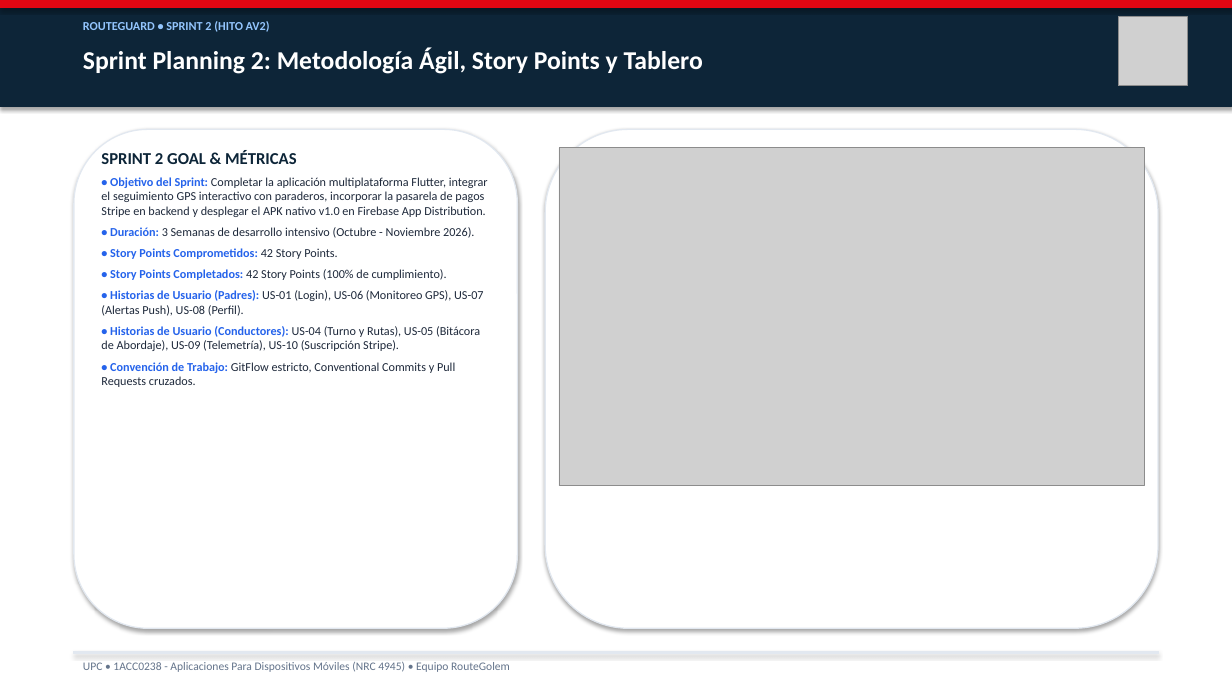
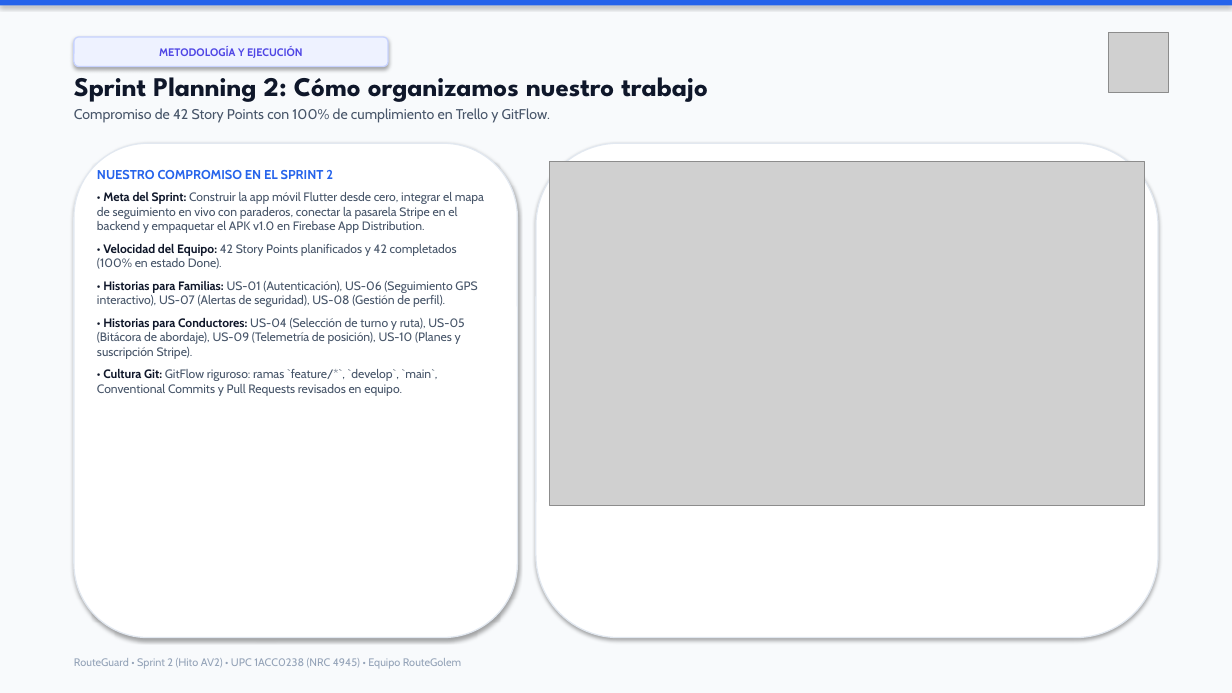
Before and after one commit to upc-pre-202620-1acc0238-4945-routegolem/routeguard-report, a slide deck: slide 5 of RouteGuard_Presentacion_Sprint2_AV2.pptx. Drawn at 1232x693 pixels with LibreOffice and Linux fonts; fonts in the diff are those of the drawing; grey boxes stand for pictures. Boxes give left, top, right and bottom in pixels: in the first picture for what was removed or moved away, otherwise in the second. Text is boxed around its words. In the diff, an @@ line names an element or a change of style, - is before the commit and + after.

Commit message:
style(presentation): refine typography, human storytelling copy and visual layout

```diff
--- a/RouteGuard_Presentacion_Sprint2_AV2.pptx
+++ b/RouteGuard_Presentacion_Sprint2_AV2.pptx
@@ rectangle at (0,0,1232,6): fill #E20613 to #2563EB; outline #E20613 0.75 pt to none @@
@@ rectangle: place and size @@
-rectangle at (0,0,1232,106)
+rectangle at (0,0,1232,693)
@@ rectangle at (0,0,1232,693): fill #0D2538 to #F8FAFC; outline #0D2538 0.75 pt to none @@
@@ text removed at (83,21,270,32) @@
-ROUTEGUARD • SPRINT 2 (HITO AV2)
@@ rounded rectangle added at (74,37,388,67), fill #EEF2FF, outline #C7D2FE 1 pt, 8.5 pt, text #4F46E5, bold @@
+METODOLOGÍA Y EJECUCIÓN
@@ picture: place and size @@
-picture at (1118,17,1188,86)
+picture at (1109,32,1169,92)
@@ text at (74,69,708,123): text changed; size 20 to 11 pt; font Calibri to Cabin; text colour #FFFFFF to #475569; bold off @@
-Sprint Planning 2: Metodología Ágil, Story Points y Tablero
+Sprint Planning 2: Cómo organizamos nuestro trabajo
+Compromiso de 42 Story Points con 100% de cumplimiento en Trello y GitFlow.
@@ rounded rectangle: place and size @@
-rounded rectangle at (74,129,518,628)
+rounded rectangle at (74,143,518,638)
@@ rounded rectangle: place and size @@
-rounded rectangle at (545,129,1158,628)
+rounded rectangle at (536,143,1158,638)
@@ text at (97,170,484,396): text changed; font Calibri to Cabin; text colour #1E293B to #475569 @@
-SPRINT 2 GOAL & MÉTRICAS
-• Objetivo del Sprint: Completar la aplicación multiplataforma Flutter, integrar el seguimiento GPS interactivo con paraderos, incorporar la pasarela de pagos Stripe en backend y desplegar el APK nativo v1.0 en Firebase App Distribution.
-• Duración: 3 Semanas de desarrollo intensivo (Octubre - Noviembre 2026).
-• Story Points Comprometidos: 42 Story Points.
-• Story Points Completados: 42 Story Points (100% de cumplimiento).
-• Historias de Usuario (Padres): US-01 (Login), US-06 (Monitoreo GPS), US-07 (Alertas Push), US-08 (Perfil).
-• Historias de Usuario (Conductores): US-04 (Turno y Rutas), US-05 (Bitácora de Abordaje), US-09 (Telemetría), US-10 (Suscripción Stripe).
-• Convención de Trabajo: GitFlow estricto, Conventional Commits y Pull Requests cruzados.
+NUESTRO COMPROMISO EN EL SPRINT 2
+• Meta del Sprint: Construir la app móvil Flutter desde cero, integrar el mapa de seguimiento en vivo con paraderos, conectar la pasarela Stripe en el backend y empaquetar el APK v1.0 en Firebase App Distribution.
+• Velocidad del Equipo: 42 Story Points planificados y 42 completados (100% en estado Done).
+• Historias para Familias: US-01 (Autenticación), US-06 (Seguimiento GPS interactivo), US-07 (Alertas de seguridad), US-08 (Gestión de perfil).
+• Historias para Conductores: US-04 (Selección de turno y ruta), US-05 (Bitácora de abordaje), US-09 (Telemetría de posición), US-10 (Planes y suscripción Stripe).
+• Cultura Git: GitFlow riguroso: ramas `feature/*`, `develop`, `main`, Conventional Commits y Pull Requests revisados en equipo.
@@ picture: place and size @@
-picture at (559,148,1144,486)
+picture at (550,162,1144,506)
@@ text at (74,658,461,669): text changed; size 9 to 8.5 pt; font Calibri to Cabin; text colour #64748B to #94A3B8 @@
-UPC • 1ACC0238 - Aplicaciones Para Dispositivos Móviles (NRC 4945) • Equipo RouteGolem
+RouteGuard • Sprint 2 (Hito AV2) • UPC 1ACC0238 (NRC 4945) • Equipo RouteGolem
@@ rectangle removed at (74,652,1158,653) @@
```
Also in this commit, not shown: 11 other slides changed, 5 slides added, 5 slides removed.
